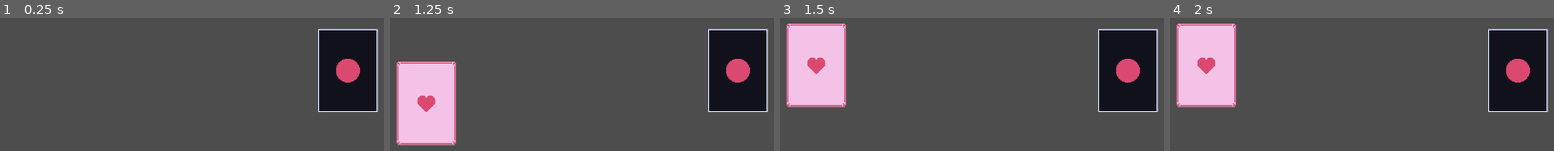
Above: before the commit, frames 1-4 (left to right).
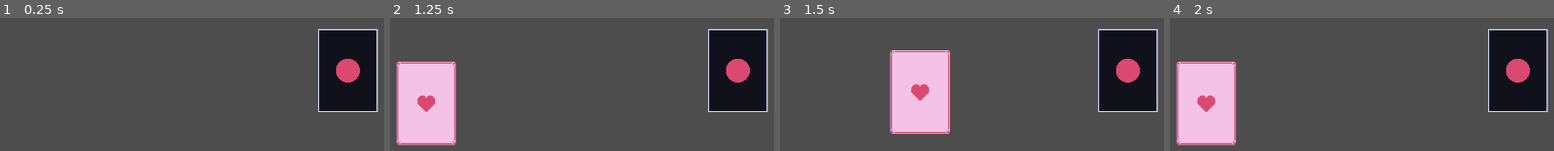
Above: after the commit, the same moments.

Repository: Ilwel/card-game-starter-pack
Game: Godot game, scene res://Scenes/MainBalatroTest.tscn
The game is run twice, just before and just after one commit, with the same random seed, the same clock (stepped at 60 frames per second) and the same inputs.
Inputs (mouse positions are in pixels of both pictures, inside the frame that each line leads up to):
- Up to frame 1 (0.25 s): no input
- Up to frame 2 (1.25 s): tap Enter at 0.5 s; drag from (739, 71) to (outside the picture) at 0.52 s
- Up to frame 3 (1.5 s): tap Space at 1.25 s; drag from (814, 103) to (1129, 71) at 1.27 s
- Up to frame 4 (2 s): no input

Frames 1-2 are identical in both runs. In frame 3, 20% of the frame differs, in the area x 1-45%, y 4-88%; in frame 4, 9.8%.

Commit message:
feat: drag card feature

Diff:
--- a/Scenes/MainBalatroTest.tscn
+++ b/Scenes/MainBalatroTest.tscn
@@ -6,7 +6,7 @@
 [node name="MainBalatroTest" type="Node2D"]
 
 [node name="HandBalatro" parent="." instance=ExtResource("1_bsbhq")]
-hihglight_cards_limit = 3
+highlight_cards_limit = 3
 
 [node name="Deck" parent="." node_paths=PackedStringArray("hand") instance=ExtResource("2_a77vm")]
 position = Vector2(1162, 495)
--- a/Scripts/Card.gd
+++ b/Scripts/Card.gd
@@ -1,6 +1,5 @@
 class_name Card extends Node2D
 
-@export var draggable = true
 @export var flipped = false
 
 @onready var card_back_sprite = $CardBackSprite
--- a/Scripts/CardManager.gd
+++ b/Scripts/CardManager.gd
@@ -1,20 +1,85 @@
 extends Node2D
+
+@onready var screen_size: Vector2 = get_viewport_rect().size
+var card_being_dragged = null
+var current_time: float = 0.0
 
 func _ready() -> void:
 	pass
 
-func _process(_delta: float) -> void:
-	pass
+func _process(delta: float) -> void:
+	if card_being_dragged:
+		current_time += delta
+		var mouse_pos: Vector2 = get_global_mouse_position()
+		card_being_dragged.global_position = Vector2(
+			clamp(mouse_pos.x, 0, screen_size.x),
+			clamp(mouse_pos.y, 0, screen_size.y)
+		)
+		card_being_dragged.rotation = 0
+	elif is_instance_of(get_parent(), Hand):
+		var hand: Hand =  get_parent()
+		hand.reposition_cards()
+
+
+func _input(event: InputEvent) -> void:
+		if event is InputEventMouseButton and event.button_index == MOUSE_BUTTON_LEFT:
+			if event.pressed:
+				var card: Card = raycast_check_for_card()
+				if card:
+					start_drag(card)
+			elif card_being_dragged:
+					finish_drag()
+
+func start_drag(card: Card):
+	card_being_dragged = card
+
+func handle_balatro_finish_drag():
+	var hand: HandBalatro = get_parent()
+	var highlight_full = hand.highlight_cards.size() == hand.highlight_cards_limit
+	if not highlight_full and not get_parent().highlight_cards.has(card_being_dragged) and current_time > 0.2:
+		get_parent().highlight_cards.push_back(card_being_dragged)
+	elif is_instance_of(get_parent(), HandBalatro) and get_parent().highlight_cards.has(card_being_dragged) and current_time > 0.2:
+		remove_card_from_highlights(card_being_dragged)
+
+func finish_drag():
+	if not card_being_dragged:
+		return
+	if is_instance_of(get_parent(), HandBalatro):
+		handle_balatro_finish_drag()
+	current_time = 0.0
+	card_being_dragged = null
+
+func _get_highest_z_card(results: Array) -> Card:
+	if results.size() == 0:
+		return null
+	var highest: Card = results[0].collider.get_parent()
+	var highest_index: int = highest.z_index
+	for i in range(1, results.size()):
+		var current: Card = results[i].collider.get_parent()
+		if current.z_index > highest_index:
+			highest = current
+			highest_index = current.z_index
+	return highest
+
+func raycast_check_for_card() -> Card:
+	var result: Array = Globals.intersect_point_with_mask(1)
+	if result.size() > 0:
+		return _get_highest_z_card(result)
+	return null
 
 func connect_card_signals(card:Card):
 	card.connect('click', handle_click.bind(card))
 
+func remove_card_from_highlights(card):
+	var hand = get_parent()
+	var card_index = hand.highlight_cards.find(card)
+	hand.highlight_cards.remove_at(card_index)
+
 func handle_click_hand_balatro(card:Card):
 	var hand: HandBalatro = get_parent()
 	if hand.highlight_cards.has(card):
-		var card_index = hand.highlight_cards.find(card)
-		hand.highlight_cards.remove_at(card_index)
-	elif  hand.highlight_cards.size() < hand.hihglight_cards_limit:
+		remove_card_from_highlights(card)
+	elif  hand.highlight_cards.size() < hand.highlight_cards_limit:
 		hand.highlight_cards.push_back(card)
 	hand.reposition_cards()
 
--- a/Scripts/Globals.gd
+++ b/Scripts/Globals.gd
@@ -6,6 +6,14 @@
 	tween.set_ease(ease_param)
 	return tween
 
+func intersect_point_with_mask(mask: int) -> Array:
+	var space_state = get_world_2d().direct_space_state
+	var params := PhysicsPointQueryParameters2D.new()
+	params.position = get_global_mouse_position()
+	params.collide_with_areas = true
+	params.collision_mask = mask
+	return space_state.intersect_point(params)
+
 func _ready() -> void:
 	pass
 
--- a/Scripts/HandBalatro.gd
+++ b/Scripts/HandBalatro.gd
@@ -1,6 +1,6 @@
 class_name HandBalatro extends Hand
 
-@export var hihglight_cards_limit = 5
+@export var highlight_cards_limit = 5
 @onready var highlight_cards = []
 
 func _ready() -> void:
